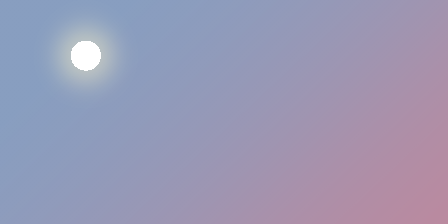
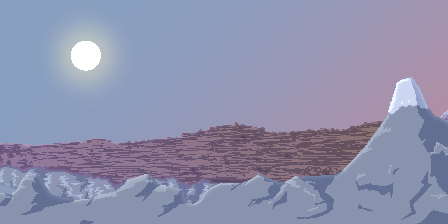
Two versions of the same layered image (448 x 224). Layer-by-layer changes:
showed group "Arriereplan2" (5 layers) over [0, 77, 448, 224]
showed group "Arriereplan1" (16 layers) over [0, 77, 448, 212]
